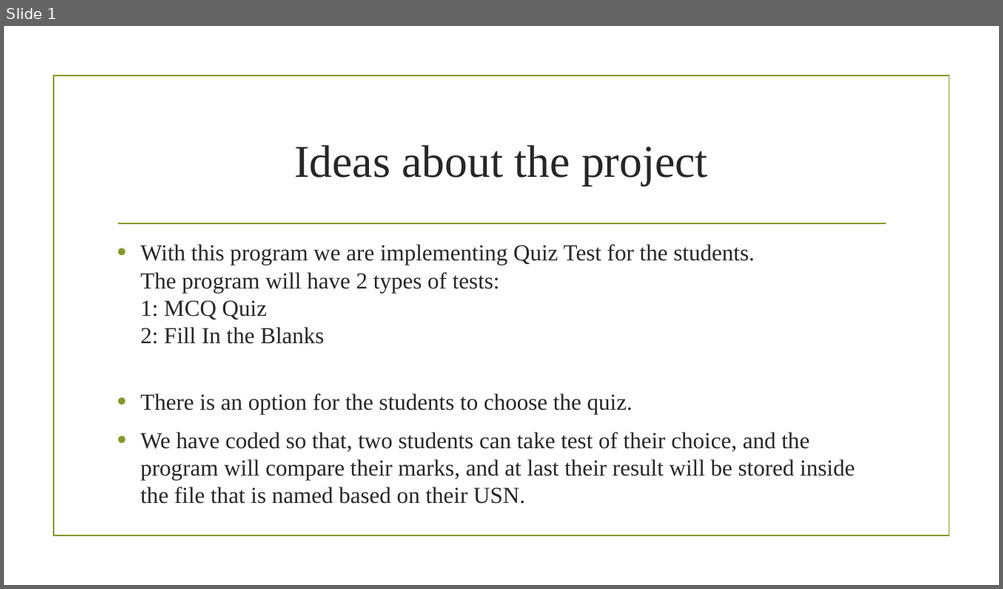
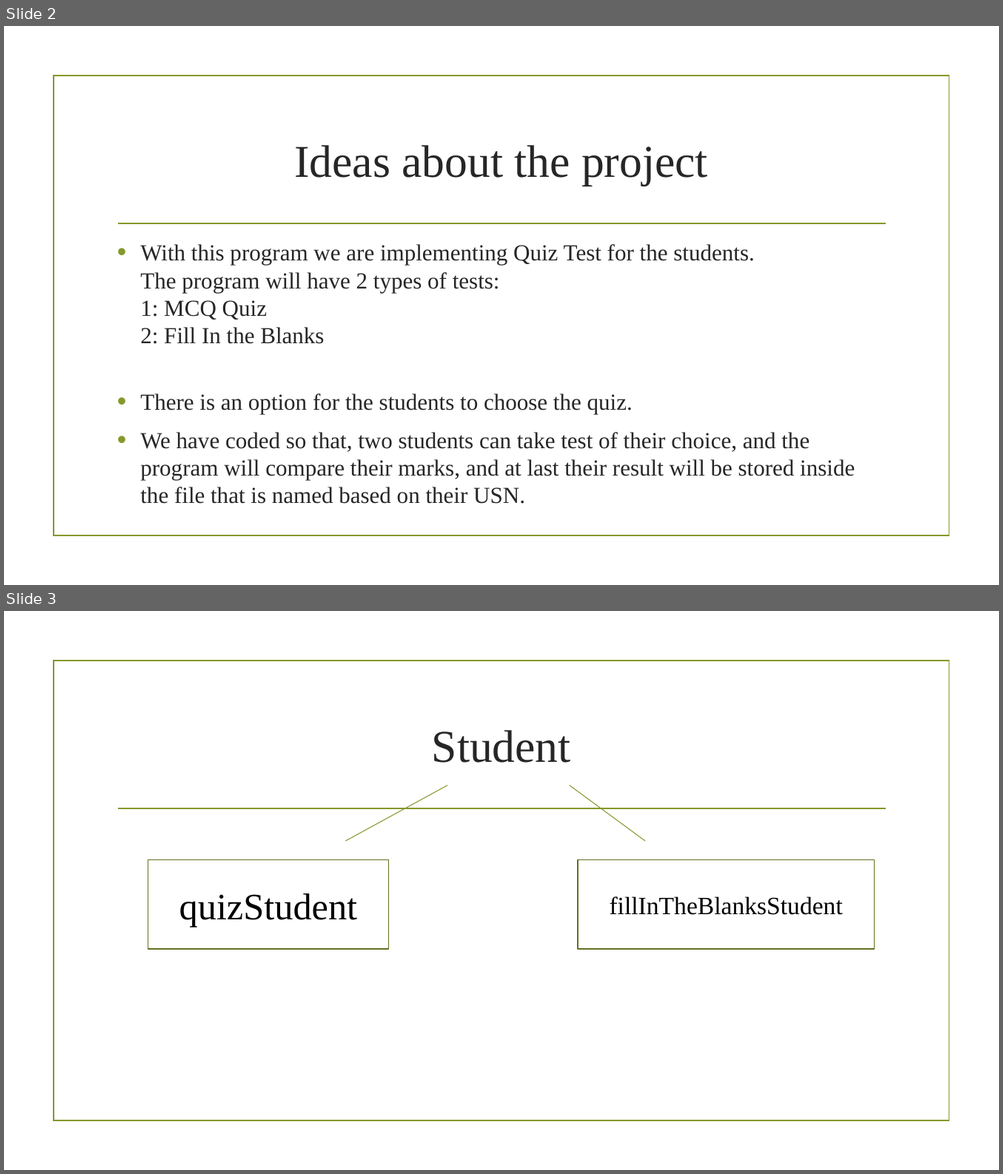
Before and after one commit to bhattaraijay05/oop-lab, a slide deck: Project/Ideas about the project.pptx. Shown one above the other, each under a label of ours: slide 1 before the commit, slides 2 and 3 after it. The pictures are 1003x589 and 1003x1174 pixels, drawn with LibreOffice and Linux fonts; fonts in the diff are those of the drawing; background and template pictures are left out. Boxes give left, top, right and bottom in pixels: in the first picture for what was removed or moved away, otherwise in the second. Text is boxed around its words. In the diff, an @@ line names an element or a change of style, - is before the commit and + after.

```diff
--- a/Project/Ideas about the project.pptx
+++ b/Project/Ideas about the project.pptx
@@ slide 3 added at [4,611,999,1170], background picture (left out); not listed: 2 template elements that a slide beside it also shows @@
@@ title added at [432,730,571,763], 44 pt, text #262626 @@
+Student
@@ line added from (346, 841) to (447, 786), #83992A 0.75 pt @@
@@ line added from (569, 786) to (645, 841), #83992A 0.75 pt @@
@@ rectangle added at [148,860,389,950], outline #61711F 1.25 pt, 36 pt, text #000000 @@
+quizStudent
@@ rectangle added at [578,860,874,950], outline #61711F 1.25 pt, 24 pt, text #000000 @@
+fillInTheBlanksStudent
@@ what was slide 1 is now slide 2 @@
```
Also in this commit, not shown: 2 other slides added, 3 other files.
